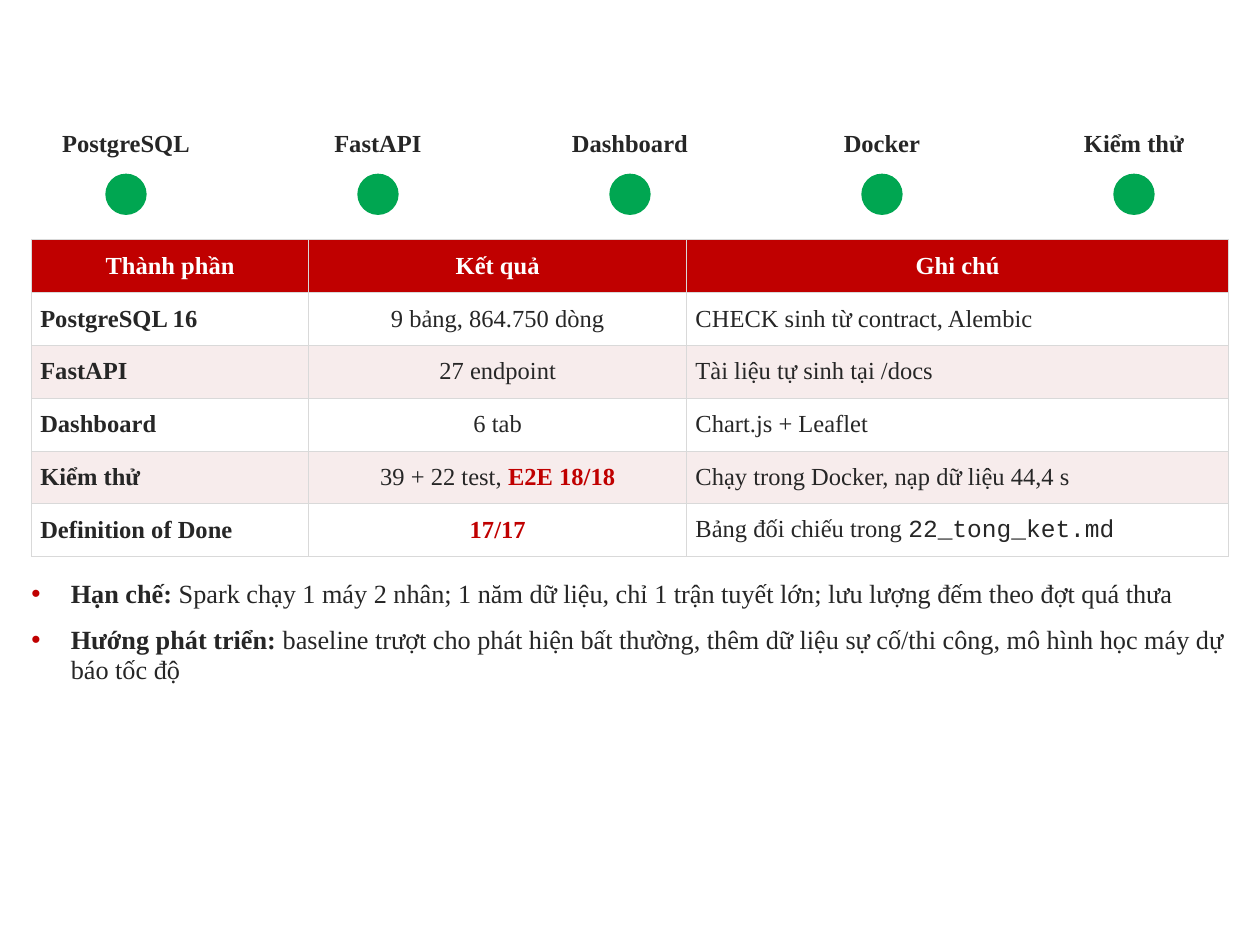
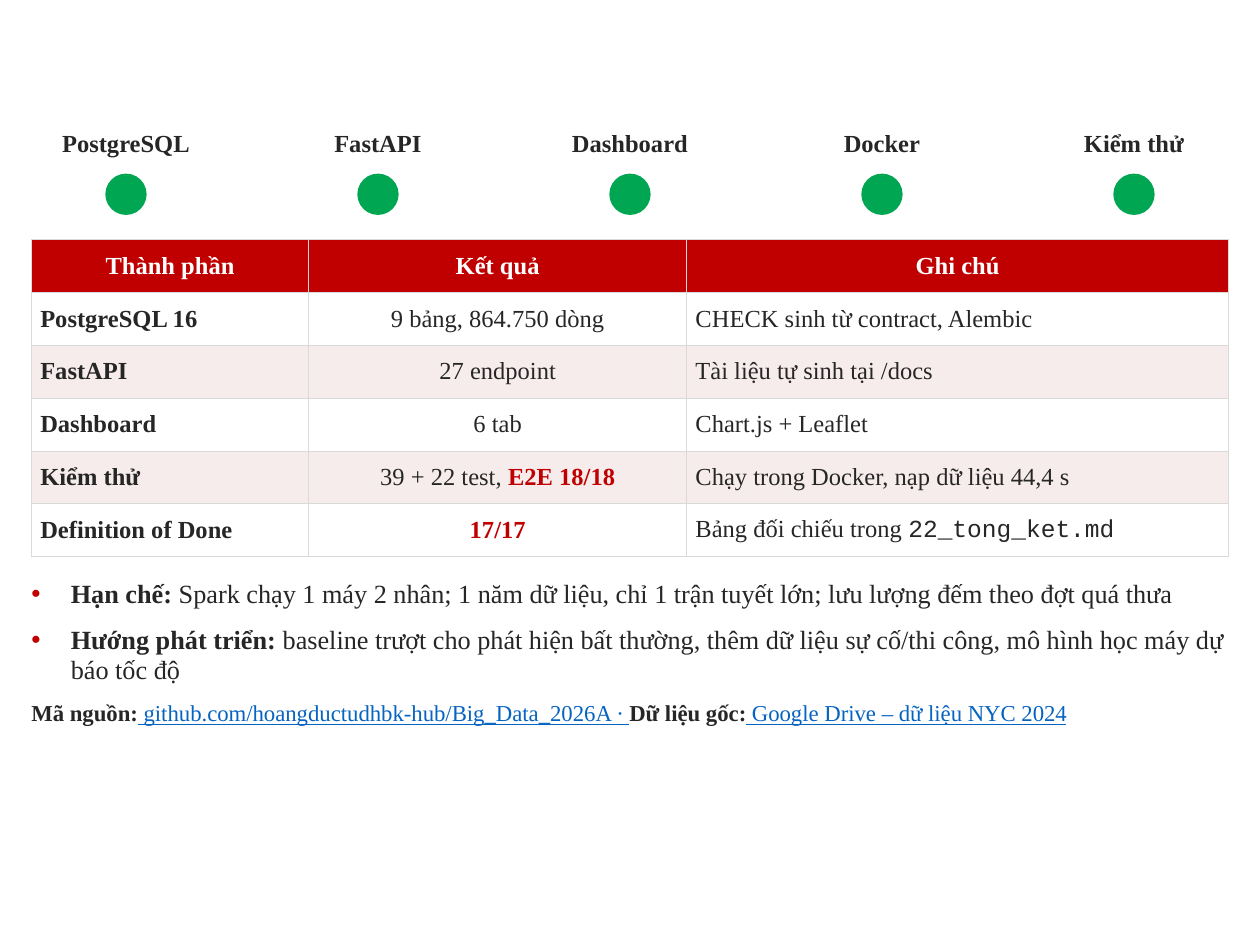
Before and after one commit to hoangductudhbk-hub/Big_Data_2026A, a slide deck: slide 14 of NOP_BAI/02_SLIDE_THUYET_TRINH.pptx. Drawn at 1260x945 pixels with LibreOffice and Linux fonts; fonts in the diff are those of the drawing; background and template pictures are left out. Boxes give left, top, right and bottom in pixels: in the first picture for what was removed or moved away, otherwise in the second. Text is boxed around its words. In the diff, an @@ line names an element or a change of style, - is before the commit and + after.

```diff
--- a/NOP_BAI/02_SLIDE_THUYET_TRINH.pptx
+++ b/NOP_BAI/02_SLIDE_THUYET_TRINH.pptx
@@ text at (x1=31, y1=704, x2=1066, y2=726): paragraph added @@
+Mã nguồn: github.com/hoangductudhbk-hub/Big_Data_2026A · Dữ liệu gốc: Google Drive – dữ liệu NYC 2024
```
Also in this commit, not shown: 1 other slide changed, 4 other files.
